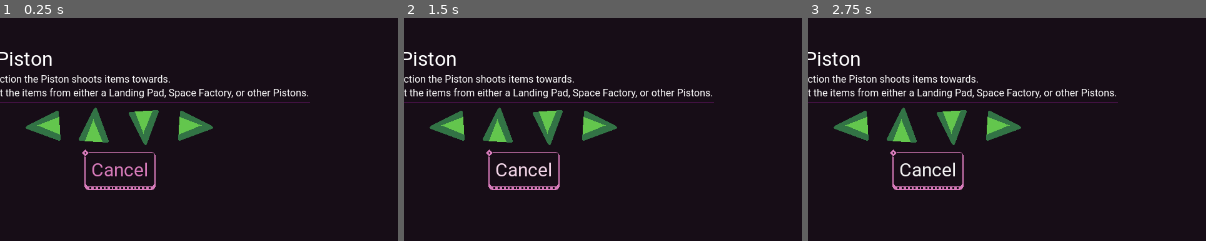
Above: before the commit, frames 1-3 (left to right).
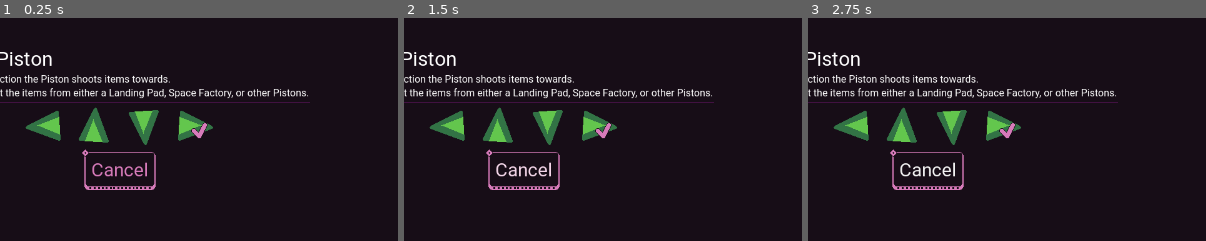
Above: after the commit, the same moments.

Repository: EdShel/StellarConstructor
Game: Godot game, scene res://objects/ui/build_manager/piston_popup.tscn
Same seed, same stepped clock (60 frames per second), same inputs: the game is played once before the commit and once after it. This scene is started directly instead of the project's main scene.
Inputs (mouse positions are % of the whole screen's width and height, from its top left):
- Up to frame 1 (0.25 s): no input
- Up to frame 2 (1.5 s): tap Enter at 0.5 s; move the mouse to (72, 45) at 0.52 s; hold D (right) 0.53-1.25 s; click (72, 45) at 0.67 s; click "Cancel" at 1.25 s
- Up to frame 3 (2.75 s): drag from (30, 55) to (45, 70) at 2.02 s
The pictures show only the part of the screen within x 35-85%, y 9-59%; the shares and areas given below are measured in that part.

The runs differ from the first frame. In frame 1, 0.1% of the frame differs, in the area x 47-53%, y 46-54%; in frame 2, 0.1%; in frame 3, 0.1%.

Commit message:
Display current direction for pistons

Diff:
--- a/objects/ui/build_manager/build_manager.gd
+++ b/objects/ui/build_manager/build_manager.gd
@@ -19,6 +19,7 @@
 		return
 	if item_type == "piston":
 		var popup = preload("res://objects/ui/build_manager/piston_popup.tscn").instantiate()
+		popup.current_piston_direction = node.direction
 		popup.connect("closed", func(data: Dictionary) -> void:
 			popup.queue_free()
 			if data.is_empty():
--- a/objects/ui/build_manager/factory_recipe_popup.tscn
+++ b/objects/ui/build_manager/factory_recipe_popup.tscn
@@ -12,7 +12,7 @@
 [node name="Subtitle" parent="HBoxContainer/MarginContainer/VBoxContainer" index="1"]
 text = "Select crafting recipe for this machine.
 Supply necessary ingredients using Gravity Pistons (i.e. buildings can NOT exchange items without Pistons).
-Also, use Gravity Pistons to extract the produced item to be supplied to other Space Factories."
+Also, use Gravity Pistons to move the produced material away."
 
 [node name="HSeparator" type="HSeparator" parent="HBoxContainer/MarginContainer/VBoxContainer" index="2"]
 layout_mode = 2
--- a/objects/ui/build_manager/piston_popup.gd
+++ b/objects/ui/build_manager/piston_popup.gd
@@ -1,5 +1,7 @@
 extends BasePopup
 class_name PistonPopup
+
+var current_piston_direction: Piston.Direction = Piston.Direction.RIGHT
 
 func _ready() -> void:
 	for dir in %Directions.get_children():
@@ -7,6 +9,12 @@
 			handle_dir_click(dir, event)
 		)
 
+	%RightCheckmark.visible = current_piston_direction == Piston.Direction.RIGHT
+	%LeftCheckmark.visible = current_piston_direction == Piston.Direction.LEFT
+	%UpCheckmark.visible = current_piston_direction == Piston.Direction.UP
+	%DownCheckmark.visible = current_piston_direction == Piston.Direction.DOWN
+
+
 func handle_dir_click(source: Node, event: InputEvent) -> void:
 	if event is InputEventMouseButton and event.pressed and event.button_index == MOUSE_BUTTON_LEFT:
 		accept_event()
--- a/objects/ui/build_manager/piston_popup.tscn
+++ b/objects/ui/build_manager/piston_popup.tscn
@@ -1,9 +1,10 @@
-[gd_scene load_steps=7 format=3 uid="uid://chmvcqlcqmk7y"]
+[gd_scene load_steps=8 format=3 uid="uid://chmvcqlcqmk7y"]
 
 [ext_resource type="PackedScene" uid="uid://11ur7mtmo2rn" path="res://objects/ui/build_manager/base_popup.tscn" id="1_5ae4e"]
 [ext_resource type="Script" path="res://objects/ui/build_manager/piston_popup.gd" id="2_cb4u1"]
 [ext_resource type="Texture2D" uid="uid://dxrv5p3lkibr0" path="res://sprites/directions/right.tres" id="3_71s4k"]
 [ext_resource type="Texture2D" uid="uid://cfsmy0g3axvlt" path="res://sprites/directions/left.tres" id="3_icccm"]
+[ext_resource type="Texture2D" uid="uid://bl7xg4egh0wd5" path="res://sprites/ui/checkmark.png" id="4_6s3qi"]
 [ext_resource type="Texture2D" uid="uid://dnhaqeh105f6e" path="res://sprites/directions/up.tres" id="4_v1k27"]
 [ext_resource type="Texture2D" uid="uid://ba2affub3of43" path="res://sprites/directions/down.tres" id="6_0k76h"]
 
@@ -30,14 +31,74 @@
 layout_mode = 2
 texture = ExtResource("3_icccm")
 
+[node name="LeftCheckmark" type="TextureRect" parent="HBoxContainer/MarginContainer/VBoxContainer/Directions/left" index="0"]
+unique_name_in_owner = true
+layout_mode = 1
+anchors_preset = 3
+anchor_left = 1.0
+anchor_top = 1.0
+anchor_right = 1.0
+anchor_bottom = 1.0
+offset_left = -40.0
+offset_top = -40.0
+grow_horizontal = 0
+grow_vertical = 0
+texture = ExtResource("4_6s3qi")
+stretch_mode = 2
+
 [node name="up" type="TextureRect" parent="HBoxContainer/MarginContainer/VBoxContainer/Directions" index="1"]
 layout_mode = 2
 texture = ExtResource("4_v1k27")
+
+[node name="UpCheckmark" type="TextureRect" parent="HBoxContainer/MarginContainer/VBoxContainer/Directions/up" index="0"]
+unique_name_in_owner = true
+layout_mode = 1
+anchors_preset = 3
+anchor_left = 1.0
+anchor_top = 1.0
+anchor_right = 1.0
+anchor_bottom = 1.0
+offset_left = -40.0
+offset_top = -40.0
+grow_horizontal = 0
+grow_vertical = 0
+texture = ExtResource("4_6s3qi")
+stretch_mode = 2
 
 [node name="down" type="TextureRect" parent="HBoxContainer/MarginContainer/VBoxContainer/Directions" index="2"]
 layout_mode = 2
 texture = ExtResource("6_0k76h")
 
+[node name="DownCheckmark" type="TextureRect" parent="HBoxContainer/MarginContainer/VBoxContainer/Directions/down" index="0"]
+unique_name_in_owner = true
+layout_mode = 1
+anchors_preset = 3
+anchor_left = 1.0
+anchor_top = 1.0
+anchor_right = 1.0
+anchor_bottom = 1.0
+offset_left = -40.0
+offset_top = -40.0
+grow_horizontal = 0
+grow_vertical = 0
+texture = ExtResource("4_6s3qi")
+stretch_mode = 2
+
 [node name="right" type="TextureRect" parent="HBoxContainer/MarginContainer/VBoxContainer/Directions" index="3"]
 layout_mode = 2
 texture = ExtResource("3_71s4k")
+
+[node name="RightCheckmark" type="TextureRect" parent="HBoxContainer/MarginContainer/VBoxContainer/Directions/right" index="0"]
+unique_name_in_owner = true
+layout_mode = 1
+anchors_preset = 3
+anchor_left = 1.0
+anchor_top = 1.0
+anchor_right = 1.0
+anchor_bottom = 1.0
+offset_left = -40.0
+offset_top = -40.0
+grow_horizontal = 0
+grow_vertical = 0
+texture = ExtResource("4_6s3qi")
+stretch_mode = 2
